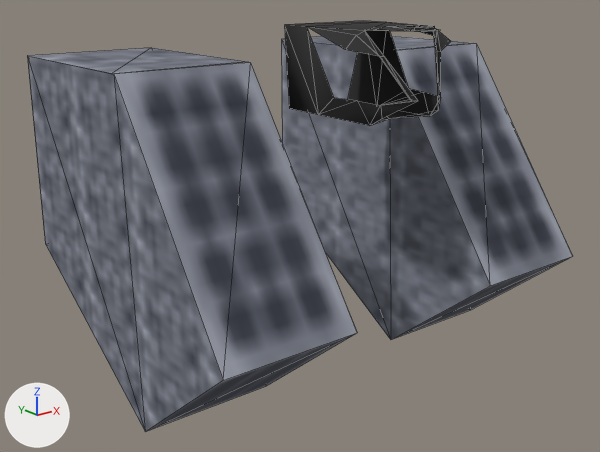
The OBJ model Models/mechs/maddog/maddog_head.obj, before and after one commit.
The view is the same before and after, from a camera (50 mm lens) standing at (-5944.0, -6014.0, 1273.0) and looking at (-186.0, 1182.0, -1605.0). Arrows for +X, +Y and +Z are at lower left; the lights stay in place. The older version comes first. Mesh edges are drawn as thin lines. Where no turn or scale is listed for an object, it has been applied to the vertices.

The first picture shows '0000_default', 'main'.
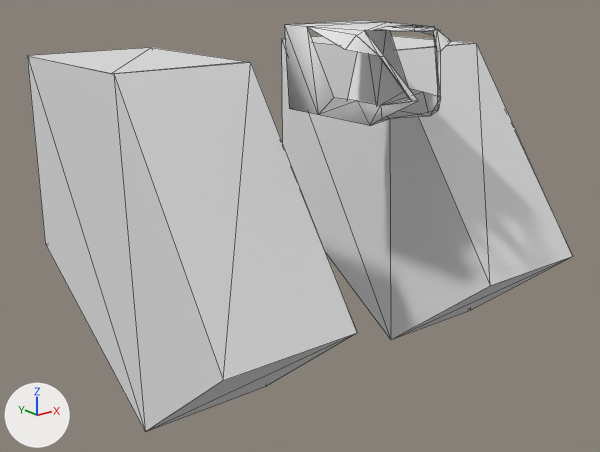
The change in detail:
me_0000_default has 24 vertices, 40 faces and spans x -2509.0..2508.0, y -689.0..3030.0, z -3249.0..339.0.
me_0000_default no longer uses material mat_body (picture img_maddog_png).
me_main has 49 vertices, 64 faces and spans x -728.0..727.0, y -547.0..1072.0, z -208.0..723.0.
me_main no longer uses material mat_cockpit (picture img_c_simple_png).

Where the change shows, as pixel boxes (x1, y1, x2, y2) in the pictures (600 x 452 px):
'0000_default', recoloured (grey to white): (27, 36, 573, 432) in both
'main', recoloured (black to white): (285, 20, 451, 126) in both
